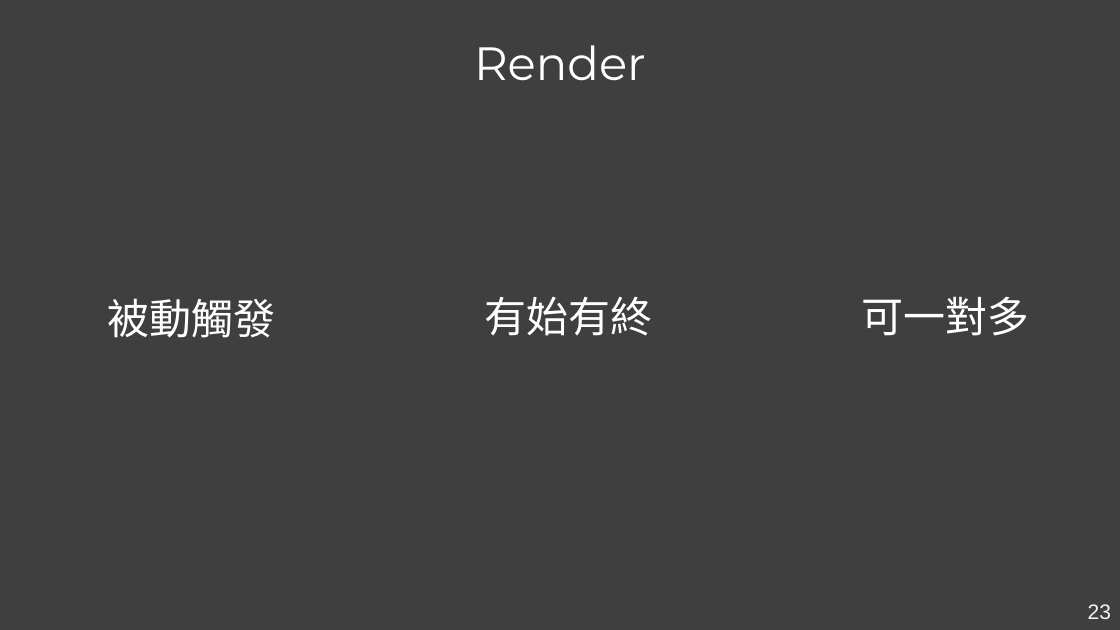
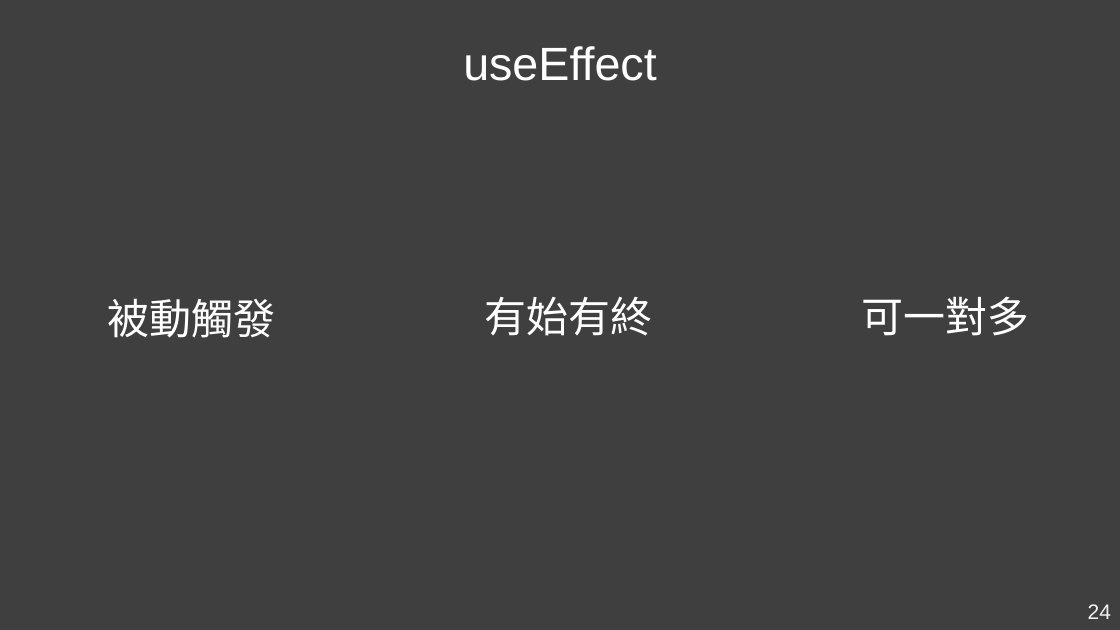
Before and after one commit to Kader-coder/React-Hooks, a slide deck: slide 24 of PPT/React Hooks &.pptx (slide 23 before the commit). Drawn at 1120x630 pixels with LibreOffice and Linux fonts; fonts in the diff are those of the drawing. Boxes give left, top, right and bottom in pixels: in the first picture for what was removed or moved away, otherwise in the second. Text is boxed around its words. In the diff, an @@ line names an element or a change of style, - is before the commit and + after.

```diff
--- a/PPT/React Hooks &.pptx
+++ b/PPT/React Hooks &.pptx
@@ text at [463,46,656,81]: text changed; font Montserrat to Arial @@
-Render
+useEffect
@@ page number at [1088,604,1111,619]: text changed @@
-23
+24
```
Also in this commit, not shown: 9 other slides changed, 5 slides added, 4 slides removed, 5 other files.
